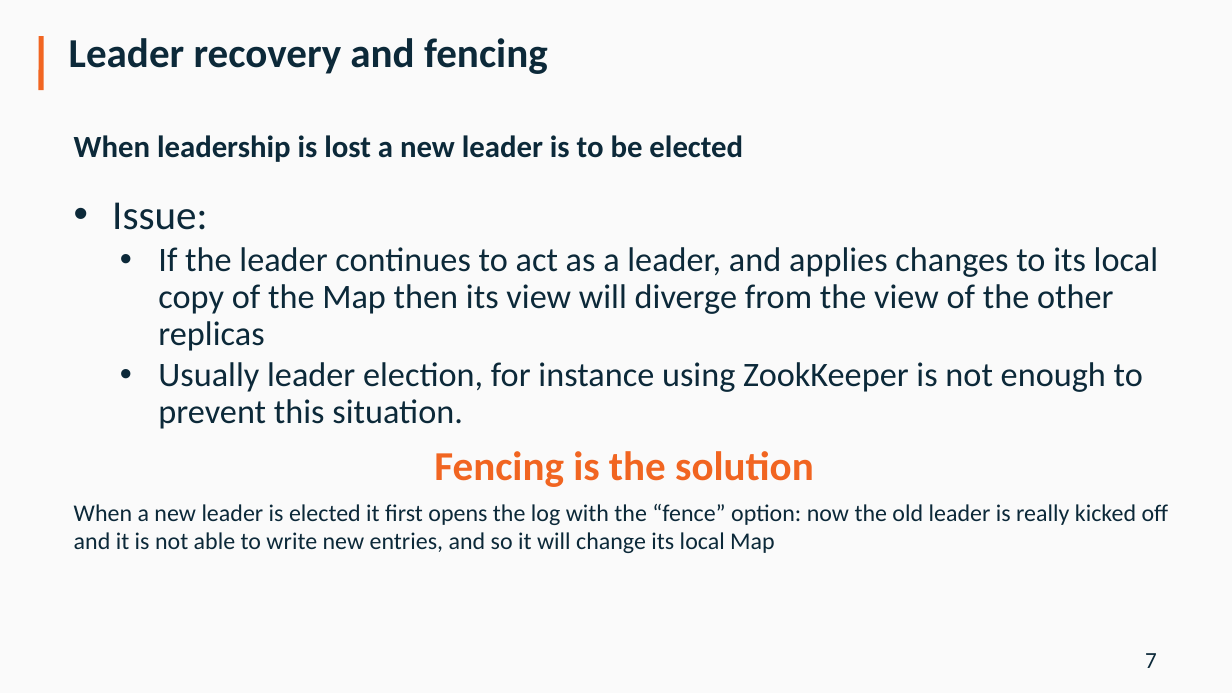
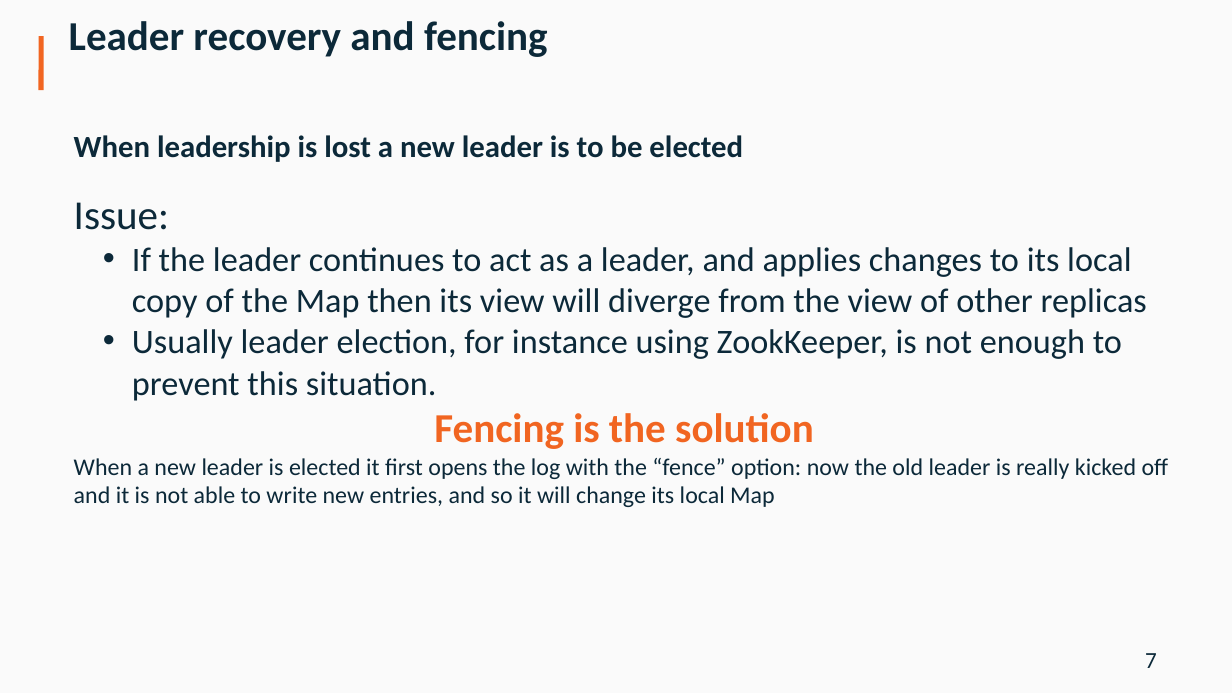
Before and after one commit to diennea/majordodo, a slide deck: slide 7 of docs/Diennea_Olivelli_ApacheCon16.pptx. Drawn at 1232x693 pixels with LibreOffice and Linux fonts; fonts in the diff are those of the drawing; background and template pictures are left out. Boxes give left, top, right and bottom in pixels: in the first picture for what was removed or moved away, otherwise in the second. Text is boxed around its words. In the diff, an @@ line names an element or a change of style, - is before the commit and + after.

```diff
--- a/docs/Diennea_Olivelli_ApacheCon16.pptx
+++ b/docs/Diennea_Olivelli_ApacheCon16.pptx
@@ text "Leader recovery and fencing" at (69,21,548,57): line spacing 15.6pt to 5.5pt @@
@@ text at (74,202,1169,507): bullet • to none; less space between paragraphs @@
@@ text at (132,247,1147,401): text changed @@
-  • If the leader continues to act as a leader, and applies changes to its local copy of the Map then its view will diverge from the view of the other replicas
-  • Usually leader election, for instance using ZookKeeper is not enough to prevent this situation.
+  • If the leader continues to act as a leader, and applies changes to its local copy of the Map then its view will diverge from the view of other replicas
+  • Usually leader election, for instance using ZookKeeper, is not enough to prevent this situation.
```
Also in this commit, not shown: 18 other slides changed.
